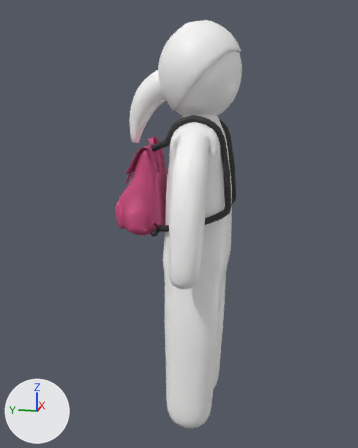
The glTF model assets/ajp_character_rigged.glb as it was, and as the next commit left it.
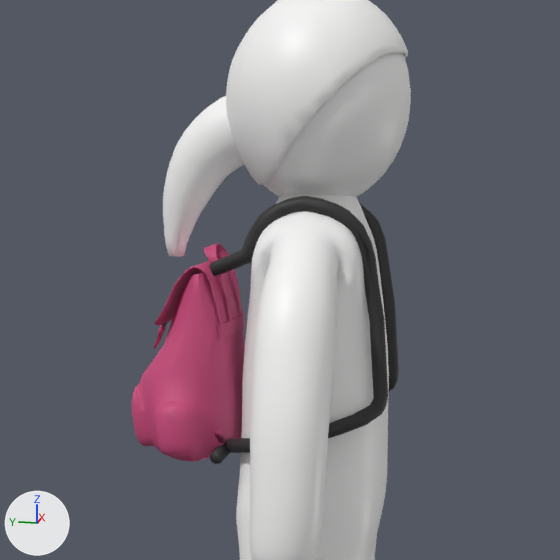
Each version is shown whole from a camera (50 mm lens) standing at (-1.017, -0.16, 0.73) and looking at (0.004, 0.044, 0.475), then close up on the part from 16% to 86% of the width and 6% to 63% of the height. Lighting does not change. The marker at lower left points along +X, +Y and +Z. The older version's two pictures come first. Vertices at exactly the same position are counted once.

Script lines for the objects in view, before the commit:
```python
me_ajp_character_012 = bpy.data.meshes.new('AJP_Character.012')
me_ajp_character_012.from_pydata(...)  # 5327 vertices, 10600 faces; spans x -0.181..0.181, y -0.082..0.171, z 0.035..0.882
# faces by material slot: [8300, 1300, 1000]
me_ajp_character_012.materials.append(mat_mc_white)  # white #fafaf9
me_ajp_character_012.materials.append(mat_aj_vest)  # pink #c9497b
me_ajp_character_012.materials.append(mat_aj_dark)  # black #2e2e2e
ob_ajp_character = bpy.data.objects.new('AJP_Character', me_ajp_character_012)
ob_ajp_character.location = (0.0, 0.0, 0.0)
```
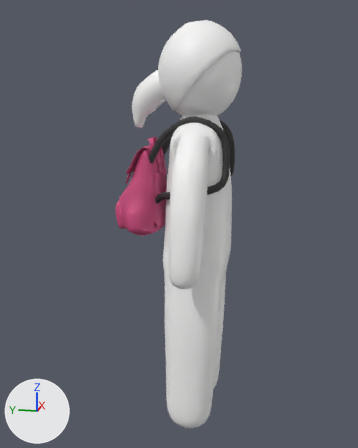
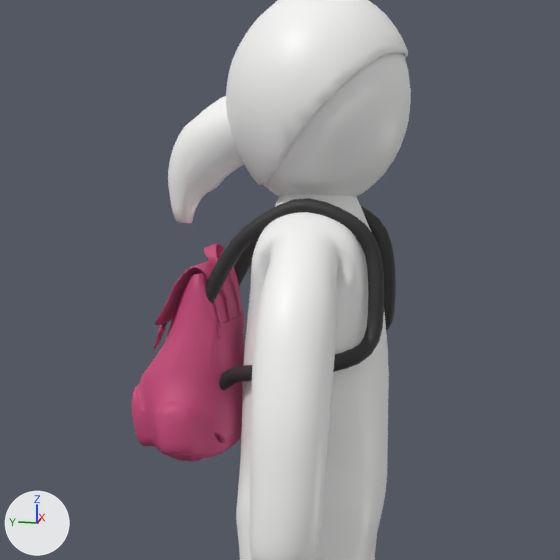
The newer file is also turned or shifted as a whole; pictures and numbers use the older file's frame.

What changed in the scene script:
```text
Change me_ajp_character_012:
    used by ob_ajp_character; location = (0.0, 0.0, 0.0)
    remove me_ajp_character_012.from_pydata(...)  # 5327 vertices, 10600 faces; spans x -0.181..0.181, y -0.082..0.171, z 0.035..0.882
    add me_ajp_character_012.from_pydata(...)  # 5798 vertices, 11542 faces; spans x -0.181..0.181, y -0.082..0.171, z 0.035..0.882
    me_ajp_character_012 part 1: the loose piece of 228 vertices spanning x -0.104..-0.036, y -0.074..0.089, z 0.464..0.706 is rebuilt with 462 vertices and now spans x -0.101..-0.033, y -0.068..0.123, z 0.503..0.704
    me_ajp_character_012 part 2: 181 vertices moved from x -0.029..0.061, y -0.044..0.147, z 0.648..0.773 to x -0.029..0.061, y -0.044..0.142, z 0.674..0.774; 224 vertices removed from x 0.036..0.104, y -0.074..0.089, z 0.464..0.706; 461 vertices added at x 0.033..0.101, y -0.068..0.123, z 0.503..0.704
```

What differs and where, as boxes [x1, y1, x2, y2] in the close-ups (560 x 560 px; the box of a moved part takes in the faces that stretch with it):
part 1 of me_ajp_character_012, rebuilt
    before: [210, 196, 388, 464]
    after: [206, 198, 384, 391]
part 2 of me_ajp_character_012, moved or reshaped
    before: [163, 112, 399, 392]
    after: [168, 112, 396, 332]
